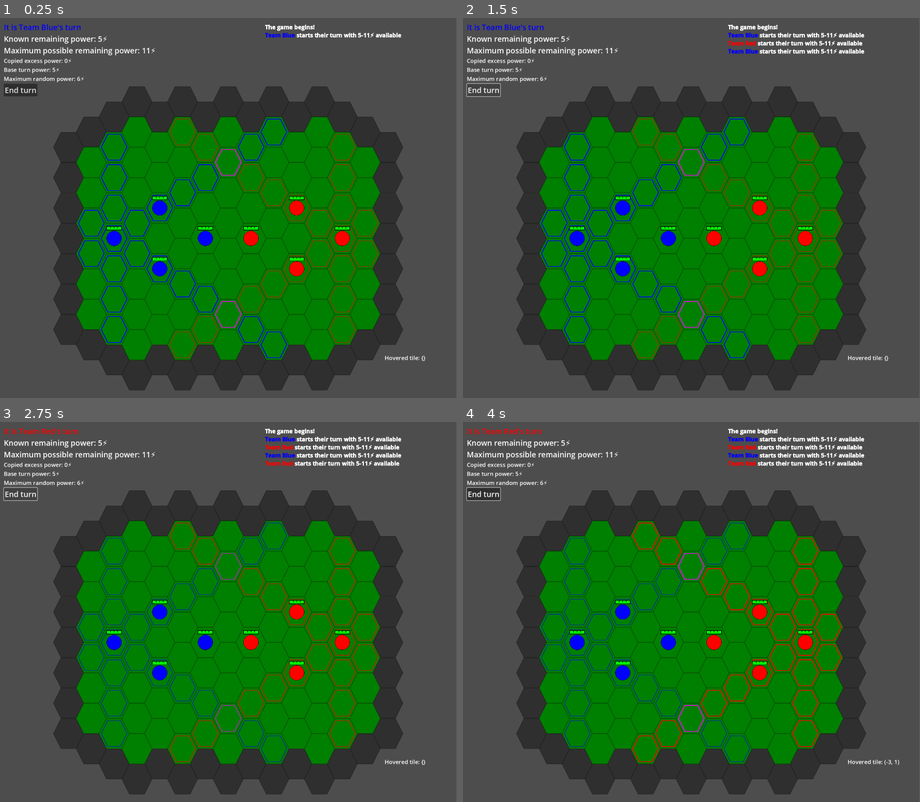
Above: before the commit, frames 1-4 (two rows, left to right).
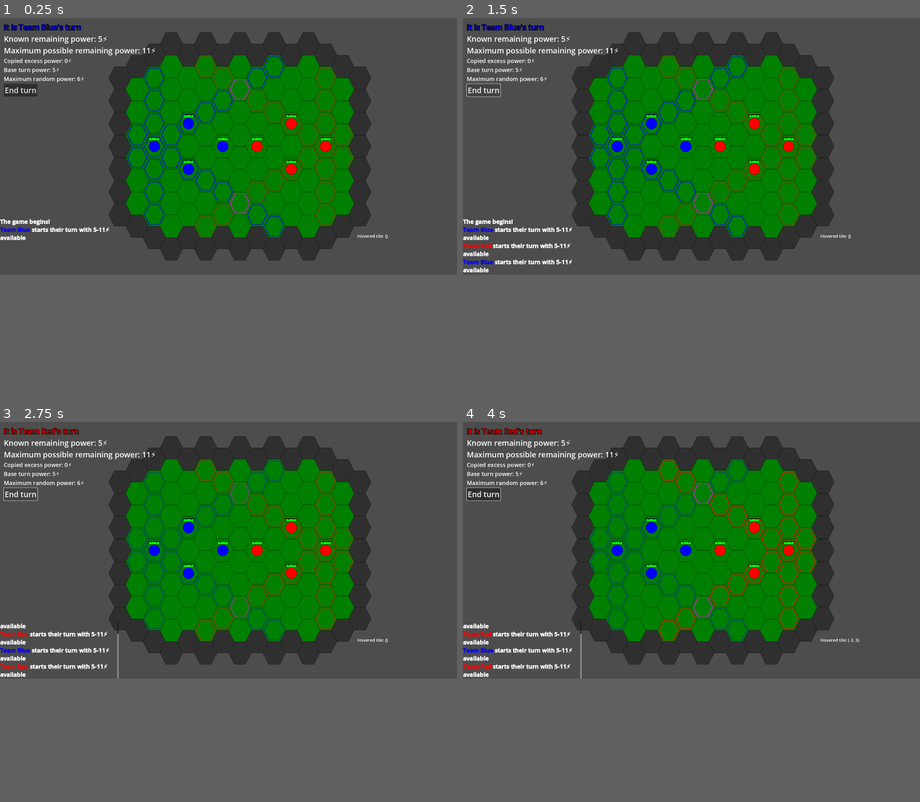
Above: after the commit, the same moments.

Repository: devencire/godot-conduit
Game: Godot game, scene res://scenes/world.tscn
Same seed, same stepped clock (60 frames per second), same inputs: the game is played once before the commit and once after it.
Inputs (mouse positions are in pixels of both pictures, inside the frame that each line leads up to):
- Up to frame 1 (0.25 s): no input
- Up to frame 2 (1.5 s): click "End turn" at 0.5 s; click "End turn" at 1.25 s
- Up to frame 3 (2.75 s): click "End turn" at 2 s
- Up to frame 4 (4 s): move the mouse to (814, 456) at 2.77 s; click (814, 456) at 2.92 s; move the mouse to (600, 631) at 3.52 s; click (600, 631) at 3.67 s
The window is 799x666 before the commit and 800x450 after it. Grey fills any space a smaller window leaves; there, only what the larger window draws over its background counts as a difference.

The runs differ from the first frame. In frame 1, 52% of the frame differs, in the area x 0-94%, y 1-98%; in frame 2, 52%; in frame 3, 52%; in frame 4, 52%, in the area x 0-96%, y 1-98%.

Commit message:
change to 1920x1080, support scaling
had to make a lot of Nodes be Node2Ds so that the scale propagates; this feels a bit shady but it'll do for now

scaling looks terrible, but hopefully the default arena scale being 0.75 now means I won't accidentally write non-scaling-compatible code

Diff:
--- a/project.godot
+++ b/project.godot
@@ -18,7 +18,10 @@
 [display]
 
 window/size/viewport_width=1920
-window/size/viewport_height=1600
+window/size/viewport_height=1080
+window/stretch/mode="viewport"
+window/stretch/aspect="expand"
+window/dpi/allow_hidpi=false
 
 [editor]
 
--- a/scenes/player.tscn
+++ b/scenes/player.tscn
@@ -17,13 +17,13 @@
 "speed": 5.0
 }]
 
-[node name="Player" type="Node" groups=["players"]]
+[node name="Player" type="Node2D" groups=["players"]]
 script = ExtResource("1_4vrrm")
 
 [node name="SelectionTile" parent="." instance=ExtResource("3_77lfk")]
 visible = false
 
-[node name="Hammer" type="Node" parent="." node_paths=PackedStringArray("player")]
+[node name="Hammer" type="Node2D" parent="." node_paths=PackedStringArray("player")]
 script = ExtResource("4_ek61n")
 player = NodePath("..")
 
--- a/scenes/powered_tiles.tscn
+++ b/scenes/powered_tiles.tscn
@@ -2,5 +2,5 @@
 
 [ext_resource type="Script" path="res://scripts/PoweredTiles.gd" id="1_h7lcu"]
 
-[node name="PoweredTiles" type="Node"]
+[node name="PoweredTiles" type="Node2D"]
 script = ExtResource("1_h7lcu")
--- a/scenes/round_ui.tscn
+++ b/scenes/round_ui.tscn
@@ -4,6 +4,8 @@
 
 [sub_resource type="LabelSettings" id="LabelSettings_76cn4"]
 font_size = 32
+outline_size = 8
+outline_color = Color(0, 0, 0, 1)
 
 [sub_resource type="LabelSettings" id="LabelSettings_17700"]
 font_size = 32
@@ -22,6 +24,7 @@
 offset_top = 16.0
 offset_right = 1904.0
 offset_bottom = 1584.0
+mouse_filter = 2
 
 [node name="TeamIndicator" type="Label" parent="VBoxContainer"]
 layout_mode = 2
--- a/scenes/selection.tscn
+++ b/scenes/selection.tscn
@@ -2,5 +2,5 @@
 
 [ext_resource type="Script" path="res://scripts/Selection.gd" id="1_s6fr0"]
 
-[node name="Selection" type="Node"]
+[node name="Selection" type="Node2D"]
 script = ExtResource("1_s6fr0")
--- a/scenes/world.tscn
+++ b/scenes/world.tscn
@@ -50,7 +50,10 @@
 unique_name_in_owner = true
 script = ExtResource("2_7l4uc")
 
-[node name="ArenaTileMap" type="TileMap" parent="RoundRoot"]
+[node name="Arena" type="Node2D" parent="RoundRoot"]
+scale = Vector2(0.75, 0.75)
+
+[node name="ArenaTileMap" type="TileMap" parent="RoundRoot/Arena"]
 unique_name_in_owner = true
 tile_set = SubResource("TileSet_ce3eq")
 format = 2
@@ -61,14 +64,14 @@
 layer_1/tile_data = PackedInt32Array(393218, 65536, 1, 327682, 65536, 1, 327683, 65536, 1, 262147, 65536, 1, 262148, 65 …(643 unchanged characters)…
 script = ExtResource("3_rf75t")
 
-[node name="Selection" parent="RoundRoot/ArenaTileMap" instance=ExtResource("5_0ab0n")]
+[node name="Selection" parent="RoundRoot/Arena" instance=ExtResource("5_0ab0n")]
 
-[node name="Players" type="Node" parent="RoundRoot/ArenaTileMap" node_paths=PackedStringArray("round_root")]
+[node name="Players" type="Node2D" parent="RoundRoot/Arena" node_paths=PackedStringArray("round_root")]
 unique_name_in_owner = true
 script = ExtResource("6_4jl0i")
 round_root = NodePath("../..")
 
-[node name="DebugShowTileLabel" type="Label" parent="RoundRoot/ArenaTileMap"]
+[node name="DebugShowTileLabel" type="Label" parent="RoundRoot/Arena" node_paths=PackedStringArray("arena_tilemap")]
 offset_left = 722.0
 offset_top = 486.0
 offset_right = 895.0
@@ -76,16 +79,21 @@
 text = "Hovered tile: {}"
 label_settings = SubResource("LabelSettings_8os5q")
 script = ExtResource("7_23lak")
+arena_tilemap = NodePath("../ArenaTileMap")
 
-[node name="PoweredTiles" parent="RoundRoot/ArenaTileMap" instance=ExtResource("8_h1dur")]
+[node name="PoweredTiles" parent="RoundRoot/Arena" instance=ExtResource("8_h1dur")]
 
-[node name="EventLog" type="RichTextLabel" parent="RoundRoot"]
+[node name="CanvasLayer" type="CanvasLayer" parent="RoundRoot"]
+
+[node name="EventLog" type="RichTextLabel" parent="RoundRoot/CanvasLayer"]
 unique_name_in_owner = true
-custom_minimum_size = Vector2(750, 240)
-offset_left = 218.0
-offset_top = -906.0
-offset_right = 968.0
-offset_bottom = -666.0
+custom_minimum_size = Vector2(500, 240)
+anchors_preset = 2
+anchor_top = 1.0
+anchor_bottom = 1.0
+offset_top = -240.0
+offset_right = 500.0
+grow_vertical = 0
 focus_mode = 2
 theme = SubResource("Theme_f63g6")
 bbcode_enabled = true
@@ -96,13 +104,12 @@
 
 [node name="Camera" type="Camera2D" parent="."]
 unique_name_in_owner = true
-position = Vector2(64, -128)
 
 [node name="RoundUI" parent="." instance=ExtResource("7_p4op4")]
 
 [connection signal="changed" from="RoundRoot/TurnState" to="RoundUI" method="_on_turn_state_changed"]
-[connection signal="new_turn_started" from="RoundRoot/TurnState" to="RoundRoot/ArenaTileMap/Selection" method="_on_turn_state_new_turn_started"]
-[connection signal="new_turn_started" from="RoundRoot/TurnState" to="RoundRoot/ArenaTileMap/PoweredTiles" method="_on_turn_state_new_turn_started"]
-[connection signal="changed" from="RoundRoot/ArenaTileMap/Players" to="RoundRoot/ArenaTileMap" method="_on_players_changed"]
-[connection signal="changed" from="RoundRoot/ArenaTileMap/Players" to="RoundRoot/ArenaTileMap/PoweredTiles" method="_on_players_changed"]
-[connection signal="child_order_changed" from="RoundRoot/ArenaTileMap/Players" to="RoundRoot/ArenaTileMap/Players" method="_on_child_order_changed"]
+[connection signal="new_turn_started" from="RoundRoot/TurnState" to="RoundRoot/Arena/Selection" method="_on_turn_state_new_turn_started"]
+[connection signal="new_turn_started" from="RoundRoot/TurnState" to="RoundRoot/Arena/PoweredTiles" method="_on_turn_state_new_turn_started"]
+[connection signal="changed" from="RoundRoot/Arena/Players" to="RoundRoot/Arena/ArenaTileMap" method="_on_players_changed"]
+[connection signal="changed" from="RoundRoot/Arena/Players" to="RoundRoot/Arena/PoweredTiles" method="_on_players_changed"]
+[connection signal="child_order_changed" from="RoundRoot/Arena/Players" to="RoundRoot/Arena/Players" method="_on_child_order_changed"]
--- a/scripts/DebugShowTileLabel.gd
+++ b/scripts/DebugShowTileLabel.gd
@@ -1,9 +1,6 @@
 extends Label
 
-var arena_tilemap: ArenaTileMap
-
-func _ready():
-	arena_tilemap = get_parent()
+@export var arena_tilemap: ArenaTileMap
 
 func _unhandled_input(event):
 	if event is InputEventMouseMotion:
--- a/scripts/Hammer.gd
+++ b/scripts/Hammer.gd
@@ -9,7 +9,7 @@
 const CLASH_DAMAGE := 1
 
 var target_preview_tile_scene := preload("res://scenes/target_preview_tile.tscn")
-var target_preview: Node
+var target_preview: Node2D
 
 var attack_dialog_scene := preload("res://scenes/attack_dialog.tscn")
 
@@ -70,7 +70,7 @@
 	_clear_target_preview()
 	if not player.is_powered_by_team_beacon():
 		return
-	target_preview = Node.new()
+	target_preview = Node2D.new()
 	var valid_targets := get_valid_targets()
 	for target in valid_targets:
 		var preview_tile: TargetPreviewTile = target_preview_tile_scene.instantiate()
@@ -83,7 +83,7 @@
 func _draw_hit_direction_selection_preview():
 	_clear_target_preview()
 	# show the opponent player as targeted
-	target_preview = Node.new()
+	target_preview = Node2D.new()
 	var selected_target_tile: TargetPreviewTile = target_preview_tile_scene.instantiate()
 	selected_target_tile.position = player.arena_tilemap.map_to_local(selected_target.cell)
 	selected_target_tile.team = player.team
@@ -139,7 +139,9 @@
 			attack_dialog.max_power_cost += OVERCHARGED_EXTRA_TILE_COST
 	attack_dialog.set_overcharge.connect(_set_overcharge)
 	target_preview.add_child(attack_dialog)
+	attack_dialog.owner = target_preview
 	add_child(target_preview)
+	target_preview.owner = self
 
 func _set_overcharge(toggled_on: bool):
 	if selected_target:
--- a/scripts/Player.gd
+++ b/scripts/Player.gd
@@ -22,7 +22,7 @@
 
 var hovered_cell: Vector2i
 var path_preview_tile_scene := preload("res://scenes/path_preview_tile.tscn")
-var path_preview: Node
+var path_preview: Node2D
 
 # Which team the player is a member of.
 @export var team: Constants.Team
@@ -102,7 +102,7 @@
 func _update_path_preview(cell_path: Array[Vector2i]):
 	# TODO retain and re-use the preview tiles for performance?
 	_clear_path_preview()
-	path_preview = Node.new()
+	path_preview = Node2D.new()
 	var total_power_cost := 0
 	for cell in cell_path:
 		total_power_cost += MOVE_COST
--- a/scripts/PoweredTiles.gd
+++ b/scripts/PoweredTiles.gd
@@ -2,17 +2,14 @@
 
 extends Node
 
-var arena_tilemap: ArenaTileMap
+@onready var arena_tilemap: ArenaTileMap = %ArenaTileMap
 @onready var players: Players = %Players
 @onready var turn_state: TurnState = %TurnState
 
 var powered_tile_scene := preload("res://scenes/powered_tile.tscn")
-var powered_tile_container: Node
+var powered_tile_container: Node2D
 
 var pulse_tween: Tween
-
-func _ready():
-	arena_tilemap = find_parent('ArenaTileMap') as ArenaTileMap
 
 func _on_players_changed(_players):
 	draw_powered_tiles()
@@ -35,7 +32,7 @@
 	if powered_tile_container:
 		powered_tile_container.queue_free()
 
-	powered_tile_container = Node.new()
+	powered_tile_container = Node2D.new()
 	var active_team_container := Node2D.new()
 	var other_team_container := Node2D.new()
 	for cell in powered_cell_teams:
Not shown: 1 places in scenes/round_ui.tscn that only renumber resources
